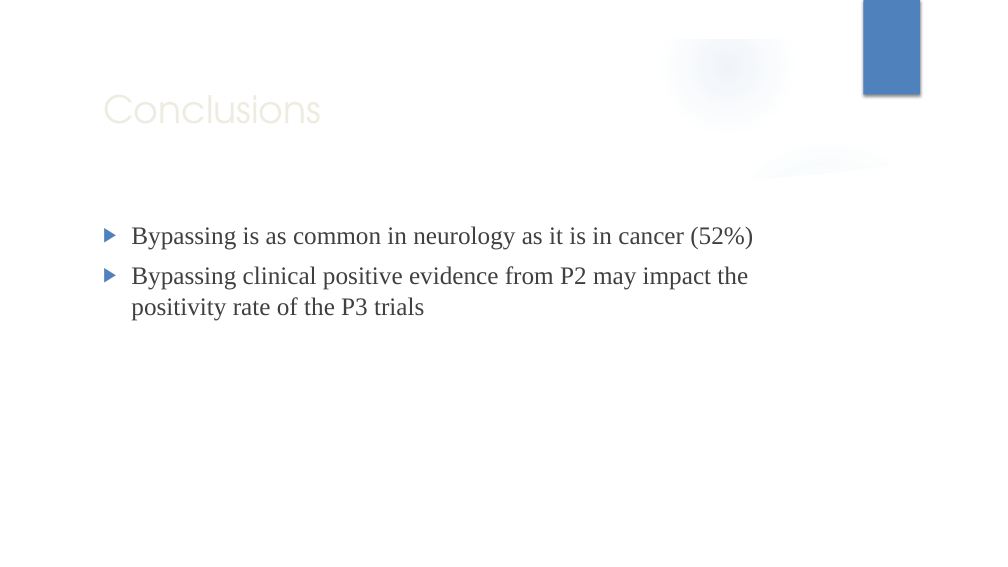
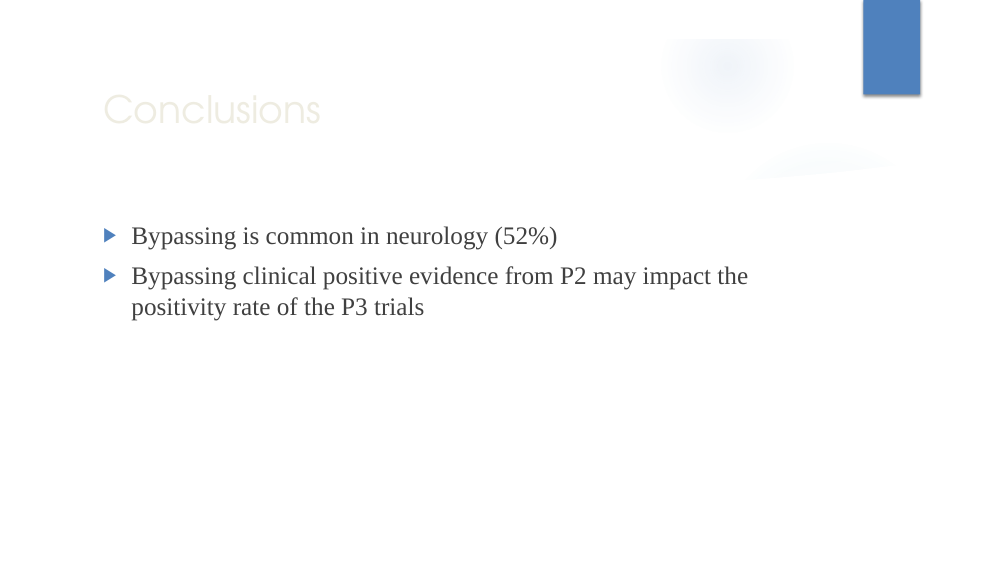
Before and after one commit to hannahmoyer210/Neurobypass, a slide deck: slide 31 of neruo p2-3.pptx (slide 32 before the commit). Drawn at 1008x567 pixels with LibreOffice and Linux fonts; fonts in the diff are those of the drawing; background and template pictures are left out. Boxes give left, top, right and bottom in pixels: in the first picture for what was removed or moved away, otherwise in the second. Text is boxed around its words. In the diff, an @@ line names an element or a change of style, - is before the commit and + after.

```diff
--- a/neruo p2-3.pptx
+++ b/neruo p2-3.pptx
@@ text at (131, 226, 558, 250): text changed @@
-▶ Bypassing is as common in neurology as it is in cancer (52%)
+▶ Bypassing is common in neurology (52%)
```
Also in this commit, not shown: 3 other slides changed, 1 slide removed, 26 other files.
